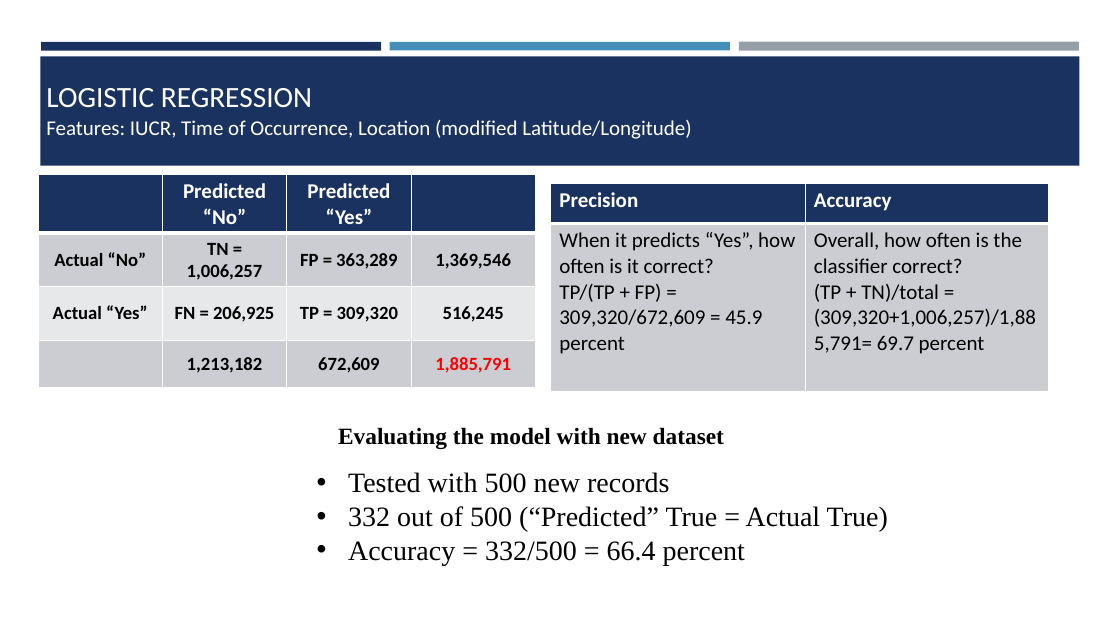
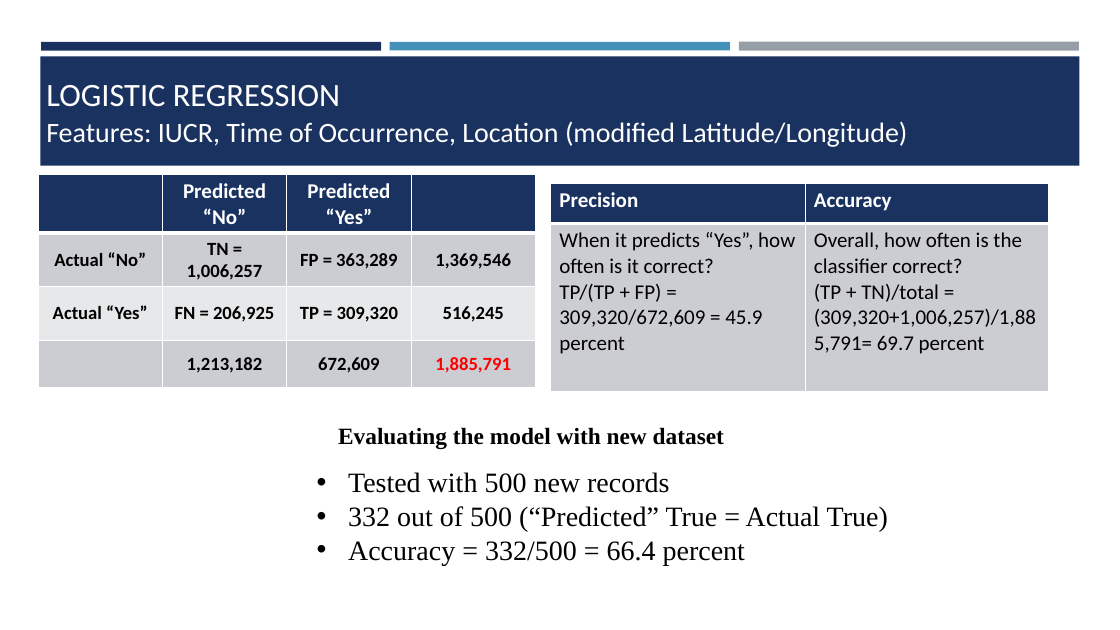
Before and after one commit to divyatv/MachineLearning_ChicagoCrime, a slide deck: slide 15 of Machine_Learning_Chicago_Crime_Dataset.pptx (slide 13 before the commit). Drawn at 1120x630 pixels with LibreOffice and Linux fonts; fonts in the diff are those of the drawing. Boxes give left, top, right and bottom in pixels: in the first picture for what was removed or moved away, otherwise in the second. Text is boxed around its words. In the diff, an @@ line names an element or a change of style, - is before the commit and + after.

```diff
--- a/Machine_Learning_Chicago_Crime_Dataset.pptx
+++ b/Machine_Learning_Chicago_Crime_Dataset.pptx
@@ title "LOGISTIC REGRESSION" at <box>46,85,340,107</box>: size 25.2 to 27.9 pt @@
@@ text "Features: IUCR, Time of Occurrence, ..." at <box>46,121,908,147</box>: size 18 to 24 pt @@
```
Also in this commit, not shown: 6 other slides changed, 2 slides added, 19 other files.
